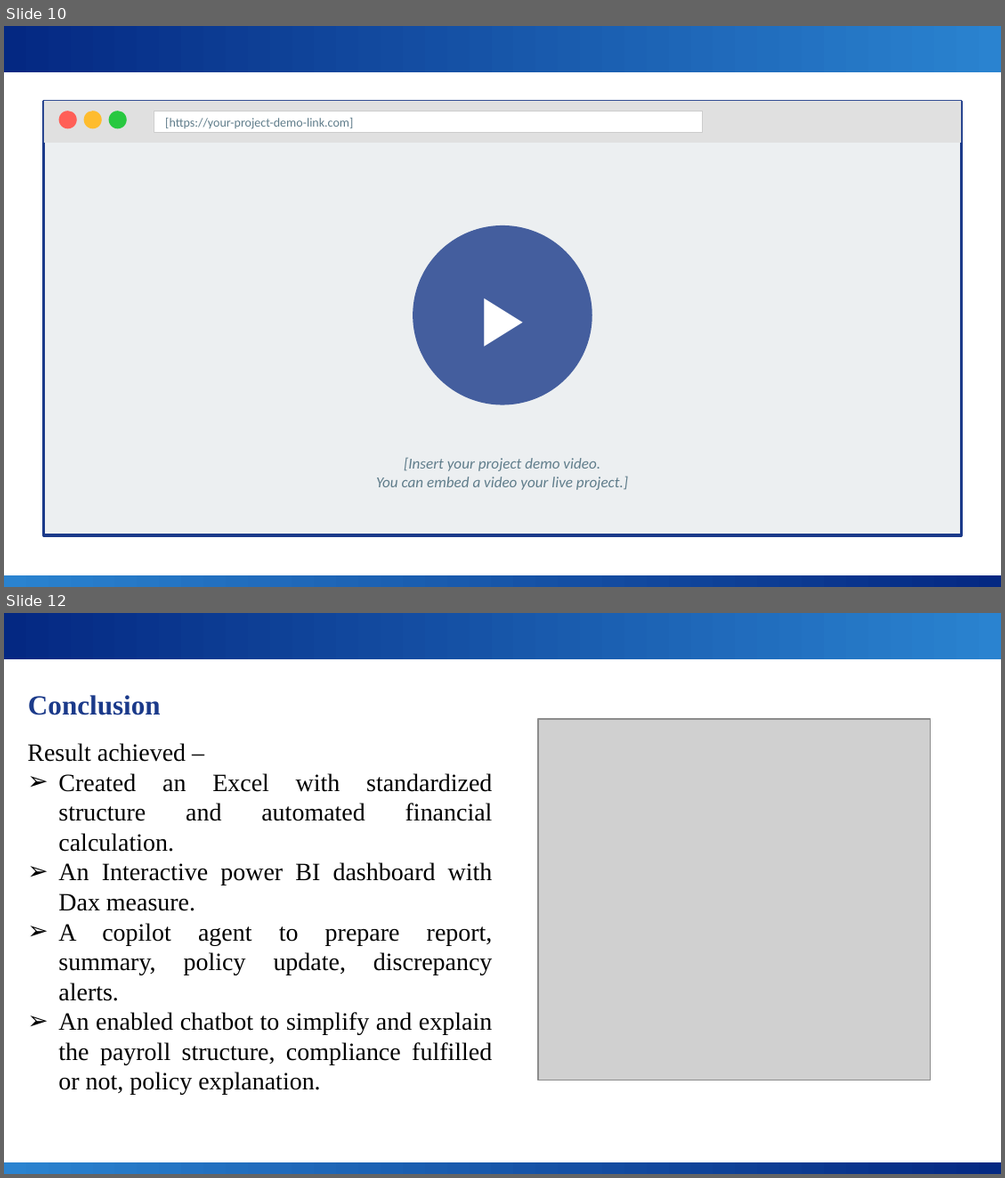
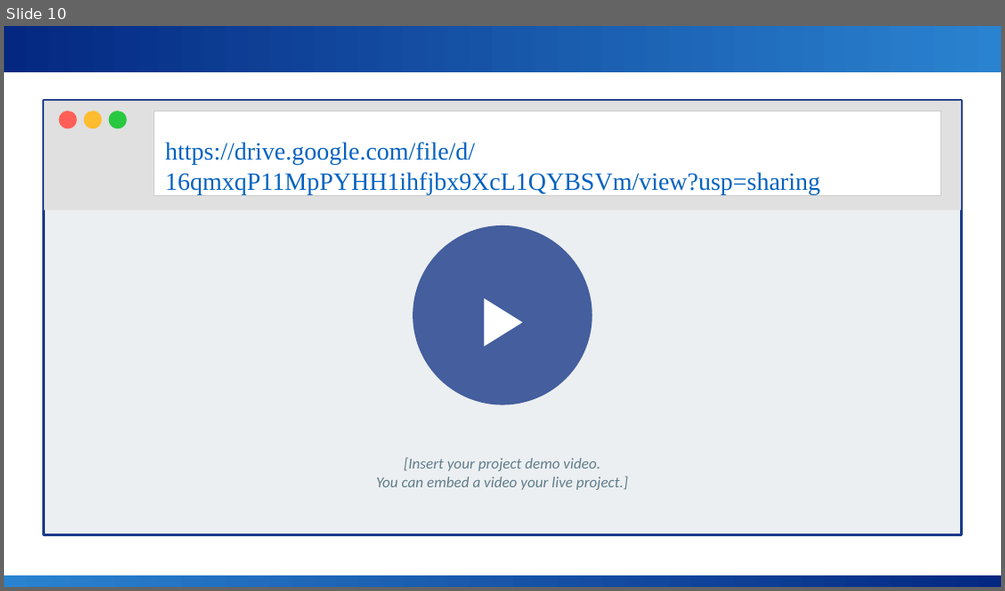
Before and after one commit to snehakhandelwal666-cmyk/sneha_project, a slide deck: PAY LENS - VISUALISING SALARY TRUTH WITH BI & AI.pptx. Shown one above the other, each under a label of ours: slides 10 and 12 before the commit, slide 10 after it; the slides between them are not shown. The pictures are 1005x1178 and 1005x591 pixels, drawn with LibreOffice and Linux fonts; fonts in the diff are those of the drawing; grey boxes stand for pictures; background and template pictures are left out. Boxes give left, top, right and bottom in pixels: in the first picture for what was removed or moved away, otherwise in the second. Text is boxed around its words. In the diff, an @@ line names an element or a change of style, - is before the commit and + after.

```diff
--- a/PAY LENS - VISUALISING SALARY TRUTH WITH BI & AI.pptx
+++ b/PAY LENS - VISUALISING SALARY TRUTH WITH BI & AI.pptx
@@ slide 12 removed at (4, 613, 1001, 1174), background #FFFFFF; not listed: 2 template elements that a slide beside it also shows @@
@@ text removed at (28, 695, 161, 715) @@
-Conclusion
@@ picture removed at (538, 719, 930, 1079) @@
@@ text removed at (27, 743, 493, 1094) @@
-Result achieved –
-➢ Created an Excel with standardized structure and automated financial calculation.
-➢ An Interactive power BI dashboard with Dax measure.
-➢ A copilot agent to prepare report, summary, policy update, discrepancy alerts.
-➢ An enabled chatbot to simplify and explain the payroll structure, compliance fulfilled or not, policy explanation.
@@ slide 10 changed as well @@
@@ rectangle: place and size @@
-rectangle at (44, 101, 961, 143)
+rectangle at (44, 101, 961, 210)
@@ rectangle: place and size @@
-rectangle at (154, 111, 702, 133)
+rectangle at (154, 111, 941, 195)
@@ text at (165, 142, 820, 194): text changed; size 9 to 18 pt; font Calibri to Times New Roman; text colour #607D8B to #0462C1 @@
-[https://your-project-demo-link.com]
+https://drive.google.com/file/d/16qmxqP11MpPYHH1ihfjbx9XcL1QYBSVm/view?usp=sharing
```
Also in this commit, not shown: 9 other slides changed, 3 slides added, 3 other slides removed.
